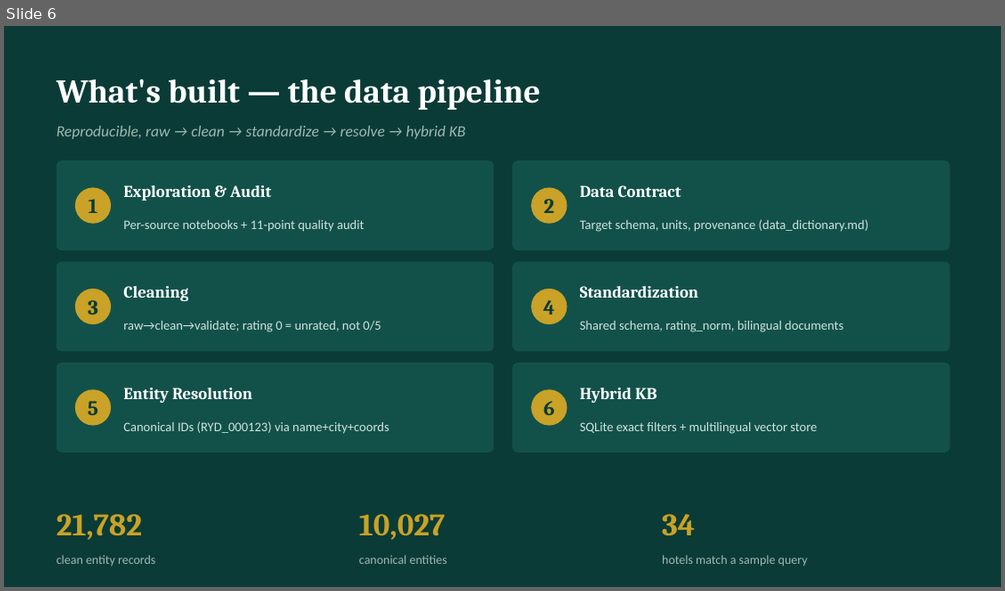
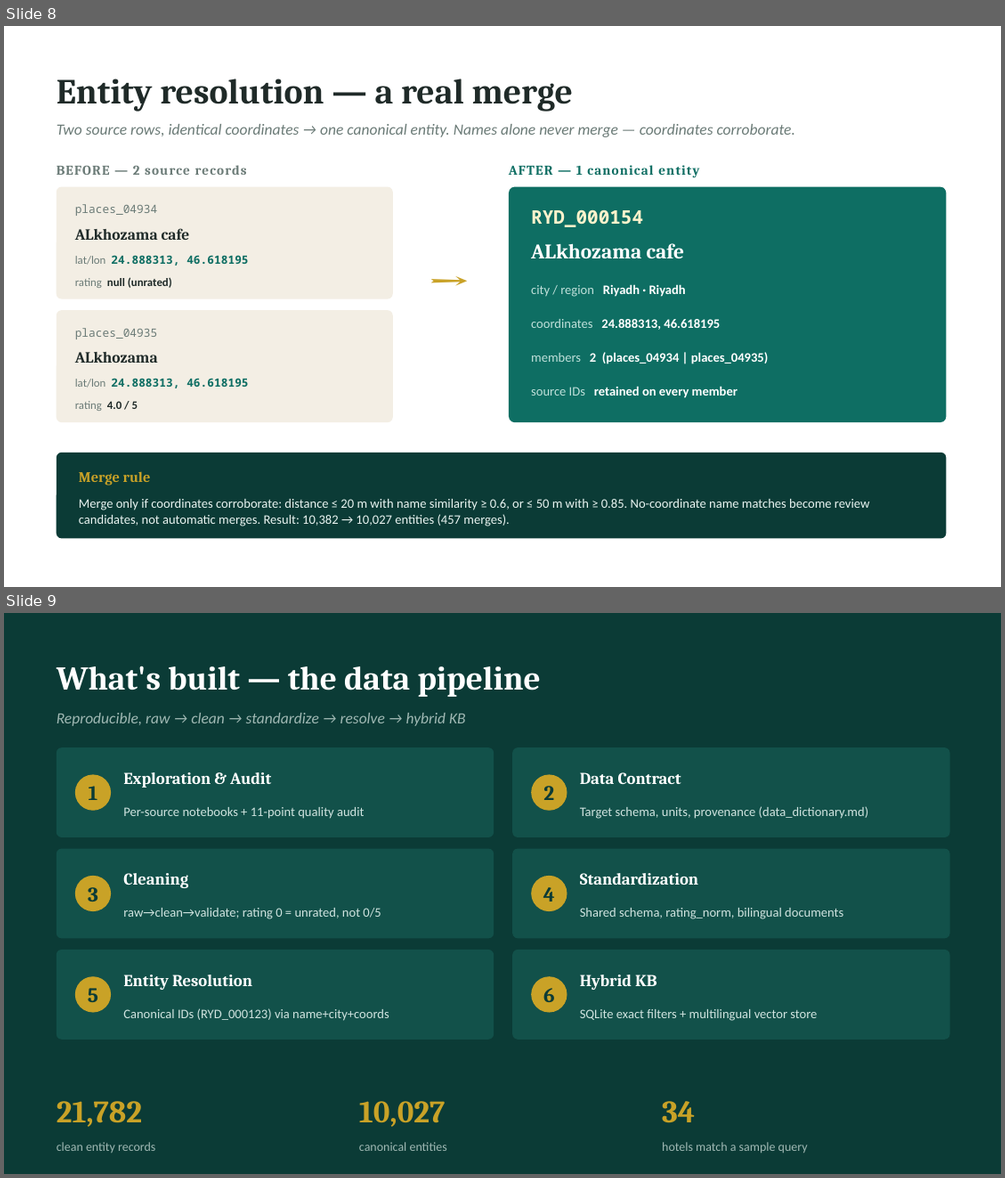
Before and after one commit to bedooralmareni/saudi-Digital-Concierge, a slide deck: docs/Saudi_Digital_Concierge_Proposal.pptx. Shown one above the other, each under a label of ours: slide 6 before the commit, slides 8 and 9 after it. The pictures are 1005x591 and 1005x1178 pixels, drawn with LibreOffice and Linux fonts; fonts in the diff are those of the drawing. Boxes give left, top, right and bottom in pixels: in the first picture for what was removed or moved away, otherwise in the second. Text is boxed around its words. In the diff, an @@ line names an element or a change of style, - is before the commit and + after.

```diff
--- a/docs/Saudi_Digital_Concierge_Proposal.pptx
+++ b/docs/Saudi_Digital_Concierge_Proposal.pptx
@@ slide 8 added at [4, 26, 1001, 587], background #FFFFFF @@
@@ text added at [57, 79, 573, 111], 34 pt, text #1F2A28, bold @@
+Entity resolution — a real merge
@@ text added at [57, 124, 795, 137], 15 pt, text #6B7B77, italic @@
+Two source rows, identical coordinates → one canonical entity. Names alone never merge — coordinates corroborate.
@@ text added at [57, 165, 247, 175], 13 pt, text #6B7B77, bold @@
+BEFORE — 2 source records
@@ text added at [509, 165, 699, 178], 13 pt, text #0E6E63, bold @@
+AFTER — 1 canonical entity
@@ rounded rectangle added at [57, 187, 393, 299], fill #F3EEE4 @@
@@ text added at [75, 204, 158, 216], 11 pt, text #6B7B77 @@
+places_04934
@@ rounded rectangle added at [509, 187, 947, 422], fill #0E6E63 @@
@@ text added at [531, 209, 643, 227], 18 pt, text #FFF3CC, bold @@
+RYD_000154
@@ text added at [75, 228, 190, 240], 15 pt, text #1F2A28, bold @@
+ALkhozama cafe
@@ text added at [404, 228, 494, 332], 54 pt, text #C9A227, bold @@
+→
@@ text added at [75, 255, 248, 265], 11 pt, text #0E6E63, bold @@
+lat/lon 24.888313, 46.618195
@@ text added at [531, 243, 685, 258], 20 pt, text #FFFFFF, bold @@
+ALkhozama cafe
@@ text added at [75, 277, 172, 288], 11 pt, text #1F2A28, bold @@
+rating null (unrated)
@@ text added at [531, 284, 686, 297], 12.5 pt, text #FFFFFF, bold @@
+city / region Riyadh · Riyadh
@@ rounded rectangle added at [57, 310, 393, 422], fill #F3EEE4 @@
@@ text added at [531, 319, 720, 329], 12.5 pt, text #FFFFFF, bold @@
+coordinates 24.888313, 46.618195
@@ text added at [75, 328, 158, 339], 11 pt, text #6B7B77 @@
+places_04935
@@ text added at [75, 352, 158, 362], 15 pt, text #1F2A28, bold @@
+ALkhozama
@@ text added at [531, 352, 768, 364], 12.5 pt, text #FFFFFF, bold @@
+members 2 (places_04934 | places_04935)
@@ text added at [75, 378, 248, 388], 11 pt, text #0E6E63, bold @@
+lat/lon 24.888313, 46.618195
@@ text added at [531, 386, 737, 398], 12.5 pt, text #FFFFFF, bold @@
+source IDs retained on every member
@@ text added at [75, 401, 138, 410], 11 pt, text #6B7B77 @@
+rating 4.0 / 5
@@ rounded rectangle added at [57, 452, 947, 539], fill #0B3B36 @@
@@ text added at [79, 471, 151, 485], 14 pt, text #C9A227, bold @@
+Merge rule
@@ text added at [79, 499, 870, 526], 12.5 pt, text #E8F3F0 @@
+Merge only if coordinates corroborate: distance ≤ 20 m with name similarity ≥ 0.6, or ≤ 50 m with ≥ 0.85. No-coordinate name matches become review candidates, not automatic merges. Result: 10,382 → 10,027 entities (457 merges).
@@ what was slide 6 is now slide 9 @@
```
Also in this commit, not shown: 2 other slides added.
